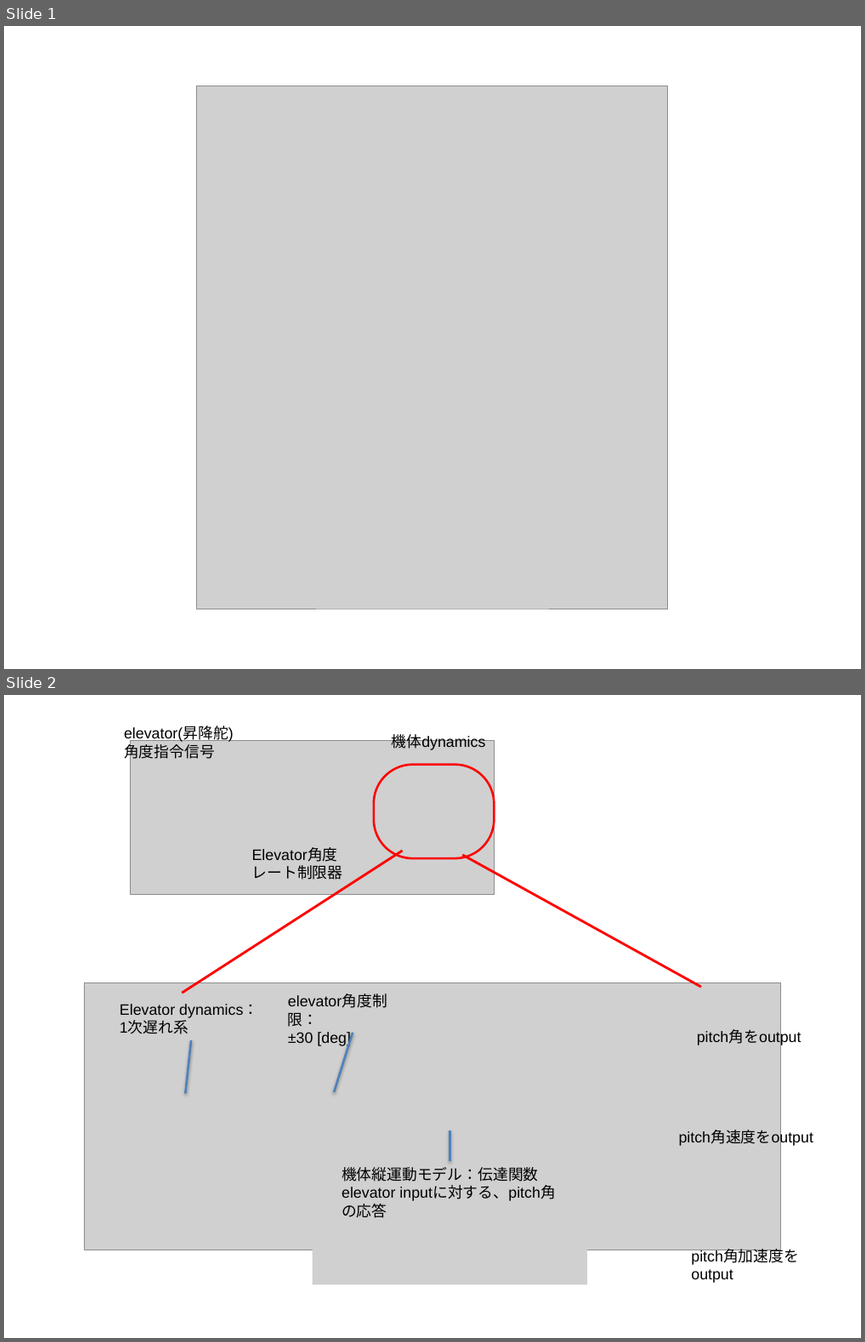
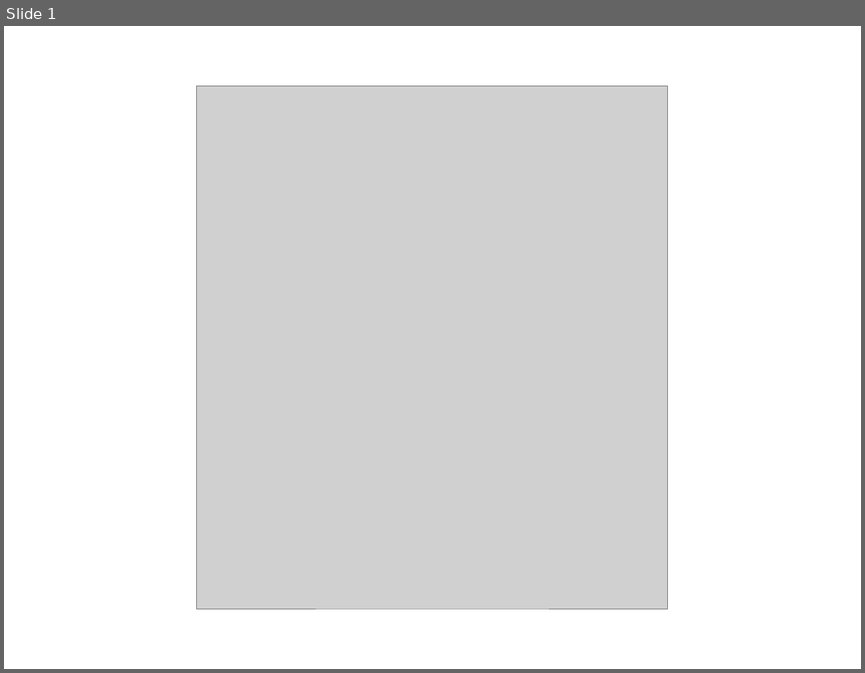
Before and after one commit to zeta-plusplus/SystemModels, a slide deck: figs/makeFig.pptx. Shown one above the other, each under a label of ours: slides 1 and 2 before the commit, slide 1 after it. The pictures are 865x1342 and 865x673 pixels, drawn with LibreOffice and Linux fonts; fonts in the diff are those of the drawing; grey boxes stand for pictures. Boxes give left, top, right and bottom in pixels: in the first picture for what was removed or moved away, otherwise in the second. Text is boxed around its words. In the diff, an @@ line names an element or a change of style, - is before the commit and + after.

```diff
--- a/figs/makeFig.pptx
+++ b/figs/makeFig.pptx
@@ slide 2 removed at <box>4,695,861,1338</box>, background #FFFFFF @@
@@ text removed at <box>124,727,234,761</box> @@
-elevator(昇降舵)角度指令信号
@@ picture removed at <box>131,740,494,894</box> @@
@@ text removed at <box>392,732,486,750</box> @@
-機体dynamics
@@ rounded rectangle removed at <box>374,764,494,858</box> @@
@@ text removed at <box>245,841,360,885</box> @@
-Elevator角度レート制限器
@@ line removed from (403, 851) to (182, 993) @@
@@ line removed from (463, 855) to (701, 987) @@
@@ picture removed at <box>84,983,782,1250</box> @@
@@ text removed at <box>120,1004,258,1034</box> @@
-Elevator dynamics：
-1次遅れ系
@@ line removed from (191, 1040) to (185, 1093) @@
@@ text removed at <box>288,1032,351,1046</box> @@
-elevator角度制限：
-±30 [deg]
@@ line removed from (353, 1032) to (335, 1091) @@
@@ text removed at <box>697,1030,801,1045</box> @@
-pitch角をoutput
@@ line removed from (449, 1162) to (449, 1130) @@
@@ text removed at <box>679,1130,813,1145</box> @@
-pitch角速度をoutput
@@ text removed at <box>341,1167,555,1201</box> @@
-機体縦運動モデル：伝達関数
-elevator inputに対する、pitch角の応答
@@ picture removed at <box>313,1228,588,1284</box> @@
@@ text removed at <box>683,1242,816,1287</box> @@
-pitch角加速度をoutput
```
Also in this commit, not shown: 5 slides changed, 4 slides added, 3 other slides removed, 5 other files.
